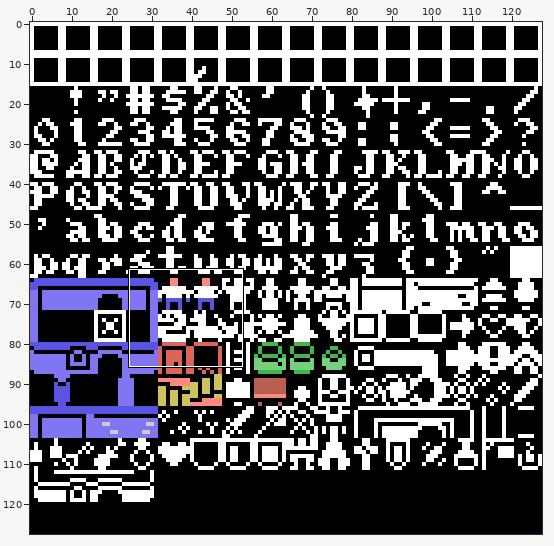
A sprite sheet gets an edit: resources/tiles.png. Above, an overview of the earlier version with the close-up marked.
Close-up. The starting point:
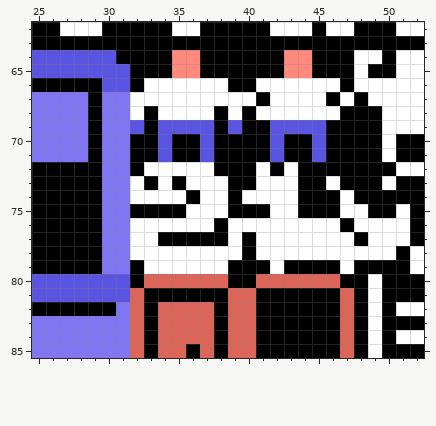
The file is 128x128 pixels. Shown: x 25..52, y 62..85.
After:
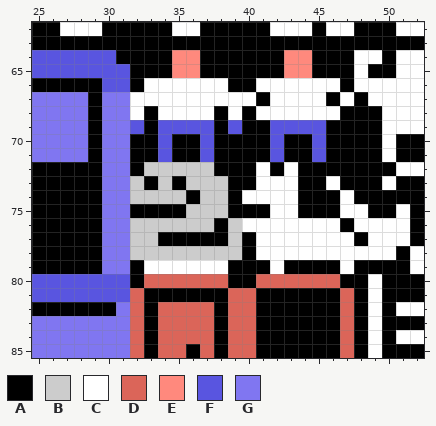
Palette (. is transparent): A #000000  B #cccccc  C #ffffff  D #db6559  E #ff897d  F #5955e0  G #8076f1
Edits made:
@@ x 30..41 @@
 71 GGAAFAAFAAAA
-72 GGACCCCCAAAC
-73 GGCACACCCAAC
-74 GGCCCCACCACC
-75 GGAAAACCCAAA
-76 GGCCCCCCACCC
-77 GGCCAAAAACAC
-78 GGCCCCCCCCAC
+72 GGABBBBBAAAC
+73 GGBABABBBAAC
+74 GGBBBBABBACC
+75 GGAAAABBBAAA
+76 GGBBBBBBABCC
+77 GGBBAAAAABAC
+78 GGBBBBBBBBAC
 79 GGACCCCCCAAA
Changed places in both close-ups, as pixel boxes (x1, y1, x2, y2):
changed: (130, 162, 242, 260)
